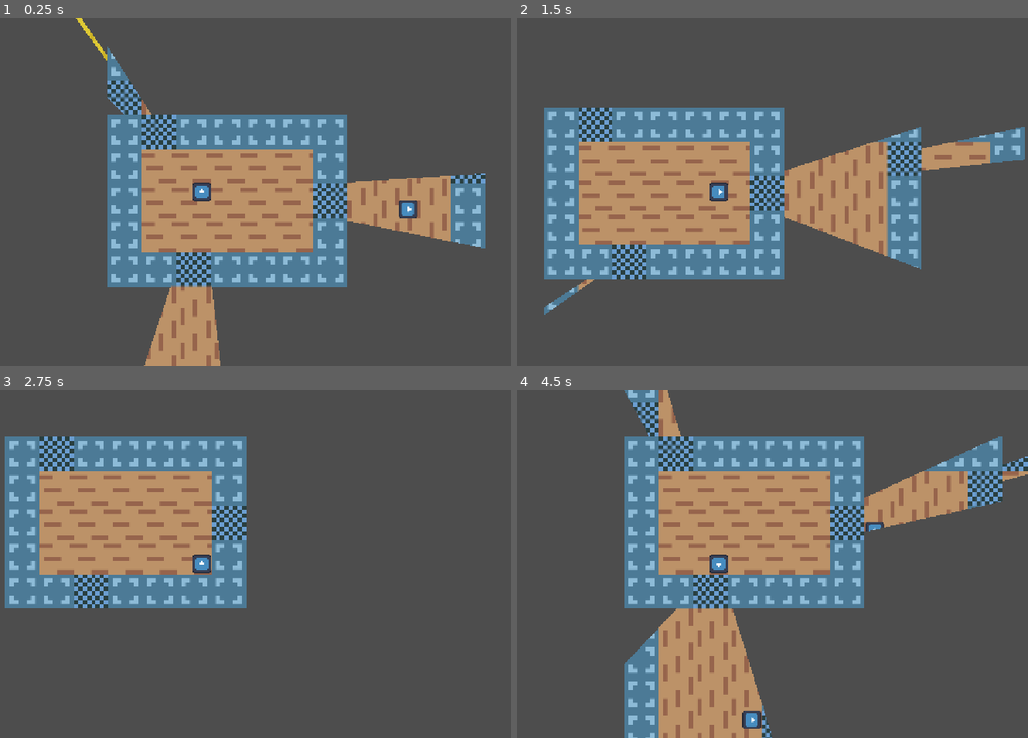
Above: before the commit, frames 1-4 (two rows, left to right).
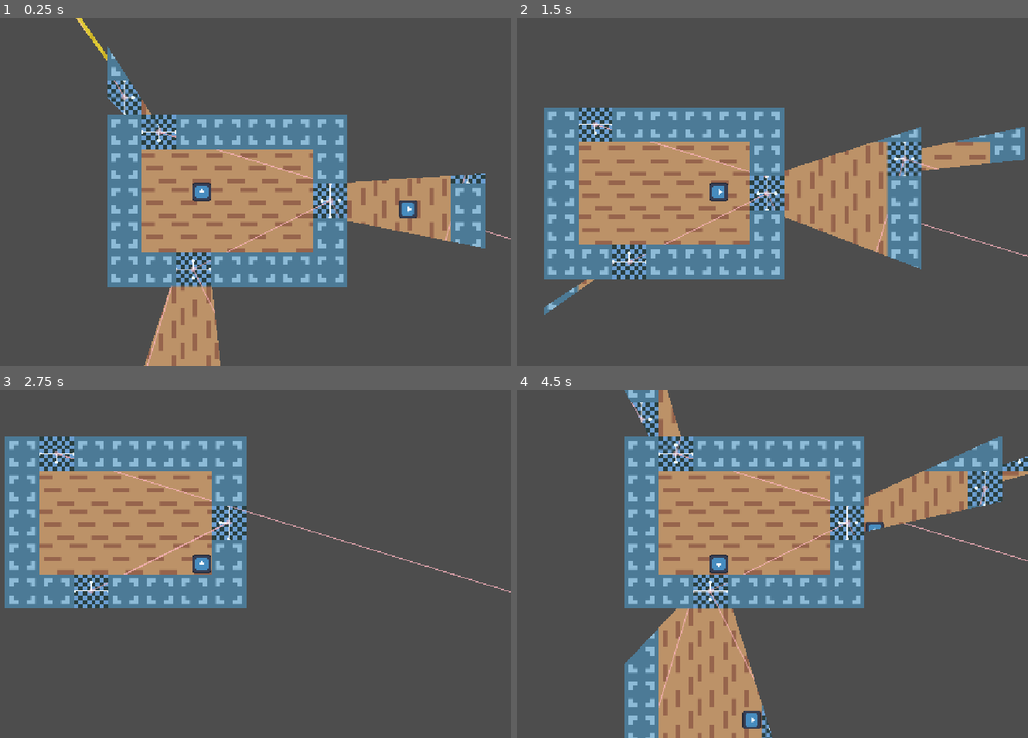
Above: after the commit, the same moments.

Repository: EfficiencySimplicity/godot-level-playground
Game: Godot game, scene res://Portals/demo/portal_testing.tscn
Same seed, same stepped clock (60 frames per second), same inputs: the game is played once before the commit and once after it. The engine's default icon, where the game draws it, is replaced by a stand-in: a white triangle on a blue panel in a dark square.
Inputs:
- Up to frame 1 (0.25 s): no input
- Up to frame 2 (1.5 s): tap Enter at 0.5 s; hold Right (Right) 0.53-1.28 s; hold Up (Movement) 0.53-1.28 s; hold Down (Down) from 1.28 s (still down); tap Up (Movement) at 1.35 s
- Up to frame 3 (2.75 s): release Down (Down) at 2.03 s; hold Right (Right) from 2.03 s (still down); hold Up (Movement) from 2.03 s (still down)
- Up to frame 4 (4.5 s): tap Space at 2.75 s; release Up (Movement) at 2.78 s; tap Up (Movement) at 2.85, 4.35 s; tap Enter at 3.5 s; release Right (Right) at 3.53 s; hold Up (Movement) 3.53-4.28 s; hold Left (Left) from 3.53 s (still down)

The runs differ from the first frame. In frame 1, 0.5% of the frame differs, in the area x 15-100%, y 0-100%; in frame 2, 0.5%; in frame 3, 0.5%; in frame 4, 0.7%, in the area x 22-100%, y 3-98%.

Commit message:
Added Portal documentation + better drawing!

Diff:
--- a/Portals/demo/portal_testing.tscn
+++ b/Portals/demo/portal_testing.tscn
@@ -55,6 +55,7 @@
 room = NodePath("../../PortalRoom")
 other = NodePath("../../../Room2/Sprite2D3/Portal")
 width = 64.0
+debug = true
 metadata/_custom_type_script = "uid://dfy4j7gwujpwa"
 
 [node name="Sprite2D2" type="Sprite2D" parent="Room1" unique_id=1283948828]
@@ -70,6 +71,7 @@
 room = NodePath("../../PortalRoom")
 other = NodePath("../../Sprite2D3/Portal")
 width = 64.0
+debug = true
 metadata/_custom_type_script = "uid://dfy4j7gwujpwa"
 
 [node name="Sprite2D3" type="Sprite2D" parent="Room1" unique_id=535523429]
@@ -85,6 +87,7 @@
 room = NodePath("../../PortalRoom")
 other = NodePath("../../Sprite2D2/Portal")
 width = 64.0
+debug = true
 metadata/_custom_type_script = "uid://dfy4j7gwujpwa"
 
 [node name="Room2" type="Node2D" parent="." unique_id=1738648032]
@@ -108,6 +111,7 @@
 room = NodePath("../../PortalRoom")
 other = NodePath("../../Sprite2D2/Portal")
 width = 64.0
+debug = true
 metadata/_custom_type_script = "uid://dfy4j7gwujpwa"
 
 [node name="Sprite2D2" type="Sprite2D" parent="Room2" unique_id=65018631]
@@ -124,6 +128,7 @@
 room = NodePath("../../PortalRoom")
 other = NodePath("../../Sprite2D/Portal")
 width = 64.0
+debug = true
 metadata/_custom_type_script = "uid://dfy4j7gwujpwa"
 
 [node name="Sprite2D3" type="Sprite2D" parent="Room2" unique_id=1459230316]
@@ -139,6 +144,7 @@
 room = NodePath("../../PortalRoom")
 other = NodePath("../../../Room1/Sprite2D/Portal")
 width = 64.0
+debug = true
 metadata/_custom_type_script = "uid://dfy4j7gwujpwa"
 
 [node name="Sprite2D4" type="Sprite2D" parent="Room2" unique_id=1897474517]
@@ -154,6 +160,7 @@
 room = NodePath("../../PortalRoom")
 other = NodePath("../../../Room3/Sprite2D3/Portal")
 width = 64.0
+debug = true
 metadata/_custom_type_script = "uid://dfy4j7gwujpwa"
 
 [node name="Room3" type="Node2D" parent="." unique_id=748257415]
@@ -177,6 +184,7 @@
 room = NodePath("../../PortalRoom")
 other = NodePath("../../Sprite2D2/Portal")
 width = 256.0
+debug = true
 metadata/_custom_type_script = "uid://dfy4j7gwujpwa"
 
 [node name="Sprite2D2" type="Sprite2D" parent="Room3" unique_id=1324548758]
@@ -193,6 +201,7 @@
 room = NodePath("../../PortalRoom")
 other = NodePath("../../Sprite2D/Portal")
 width = 256.0
+debug = true
 metadata/_custom_type_script = "uid://dfy4j7gwujpwa"
 
 [node name="Sprite2D3" type="Sprite2D" parent="Room3" unique_id=6672364]
@@ -208,6 +217,7 @@
 room = NodePath("../../PortalRoom")
 other = NodePath("../../../Room2/Sprite2D4/Portal")
 width = 64.0
+debug = true
 metadata/_custom_type_script = "uid://dfy4j7gwujpwa"
 
 [node name="Sprite2D4" type="Sprite2D" parent="Room3" unique_id=542865214]
@@ -223,6 +233,7 @@
 room = NodePath("../../PortalRoom")
 other = NodePath("../../../Room4/Sprite2D/Portal")
 width = 128.0
+debug = true
 metadata/_custom_type_script = "uid://dfy4j7gwujpwa"
 
 [node name="Room4" type="Node2D" parent="." unique_id=808540087]
@@ -246,6 +257,7 @@
 room = NodePath("../../PortalRoom")
 other = NodePath("../../../Room3/Sprite2D4/Portal")
 width = 128.0
+debug = true
 metadata/_custom_type_script = "uid://dfy4j7gwujpwa"
 
 [node name="Left" type="Sprite2D" parent="Room4" unique_id=905214939]
@@ -261,6 +273,7 @@
 room = NodePath("../../PortalRoom")
 other = NodePath("../../Rotator/AnimatableBody2D/Left/Portal")
 width = 128.0
+debug = true
 metadata/_custom_type_script = "uid://dfy4j7gwujpwa"
 
 [node name="Up" type="Sprite2D" parent="Room4" unique_id=725733696]
@@ -275,6 +288,7 @@
 room = NodePath("../../PortalRoom")
 other = NodePath("../../Rotator/AnimatableBody2D/Up/Portal")
 width = 128.0
+debug = true
 metadata/_custom_type_script = "uid://dfy4j7gwujpwa"
 
 [node name="Right" type="Sprite2D" parent="Room4" unique_id=159715894]
@@ -290,6 +304,7 @@
 room = NodePath("../../PortalRoom")
 other = NodePath("../../Rotator/AnimatableBody2D/Right/Portal")
 width = 128.0
+debug = true
 metadata/_custom_type_script = "uid://dfy4j7gwujpwa"
 
 [node name="Down" type="Sprite2D" parent="Room4" unique_id=1669064599]
@@ -305,6 +320,7 @@
 room = NodePath("../../PortalRoom")
 other = NodePath("../../Rotator/AnimatableBody2D/Down/Portal")
 width = 128.0
+debug = true
 metadata/_custom_type_script = "uid://dfy4j7gwujpwa"
 
 [node name="Rotator" type="Area2D" parent="Room4" unique_id=41126308]
@@ -379,6 +395,7 @@
 room = NodePath("../../../../PortalRoom")
 other = NodePath("../../../../Right/Portal")
 width = 128.0
+debug = true
 metadata/_custom_type_script = "uid://dfy4j7gwujpwa"
 
 [node name="Down" type="Sprite2D" parent="Room4/Rotator/AnimatableBody2D" unique_id=786779435]
@@ -393,6 +410,7 @@
 room = NodePath("../../../../PortalRoom")
 other = NodePath("../../../../Down/Portal")
 width = 128.0
+debug = true
 metadata/_custom_type_script = "uid://dfy4j7gwujpwa"
 
 [node name="Left" type="Sprite2D" parent="Room4/Rotator/AnimatableBody2D" unique_id=100430208]
@@ -408,6 +426,7 @@
 room = NodePath("../../../../PortalRoom")
 other = NodePath("../../../../Left/Portal")
 width = 128.0
+debug = true
 metadata/_custom_type_script = "uid://dfy4j7gwujpwa"
 
 [node name="Up" type="Sprite2D" parent="Room4/Rotator/AnimatableBody2D" unique_id=1968274391]
@@ -423,6 +442,7 @@
 room = NodePath("../../../../PortalRoom")
 other = NodePath("../../../../Up/Portal")
 width = 128.0
+debug = true
 metadata/_custom_type_script = "uid://dfy4j7gwujpwa"
 
 [node name="TileMapLayer" type="TileMapLayer" parent="." unique_id=1405045613]
--- a/Portals/portal.gd
+++ b/Portals/portal.gd
@@ -1,9 +1,17 @@
 @tool
 class_name Portal extends Node2D
 
+## The Portal class is basically just a plane that connects to another Portal,
+## And handles transforms between the two.
+## A Portable queries the Portals in the room it's in to manage teleportation
+## A PortalOrigin uses the Portals in the room it's in to collect and render out ViewMeshes
+
+## The PortalRoom this Portal belongs to
 @export var room: PortalRoom
+## The Portal this one links to
 @export var other: Portal
 
+## The width of the Portal; independent of any actual scaling in-game
 @export var width: float:
 	set(v):
 		width = v
@@ -14,6 +22,8 @@
 		debug = v
 		queue_redraw()
 
+# TODO: this can happen in the getter / setter
+## Conects this portal to another; setting the 'other' property of each.
 func connect_portal(_other: Portal):
 	other = _other
 	other.other = self
@@ -22,14 +32,25 @@
 func _draw():
 	if !debug: return
 
+	# https://www.reddit.com/r/godot/comments/9aaejq/how_do_i_draw_in_global_coordinates_from_a_node2d/
+	# https://docs.godotengine.org/en/stable/classes/class_canvasitem.html#class-canvasitem-method-draw-set-transform
+	draw_set_transform_matrix(global_transform.affine_inverse())
+
 	if other:
-		draw_line(to_local(global_position), to_local(other.global_position), Color.CRIMSON, 2.0)
-		draw_circle(to_local(global_position), 5, Color.GREEN_YELLOW)
+		var c = Color.LIGHT_PINK
+		c.a = .5
+		draw_line(global_position, other.global_position, c, 2)
+		draw_circle(global_position, 5, c)
 
-	draw_circle(to_local(get_start()), 5, Color.RED)
-	draw_circle(to_local(get_end()), 5, Color.RED)
-	draw_line(to_local(global_position), to_local(global_position + get_normal() * 16), Color.WHITE)
+	draw_circle(get_start(), 3, Color.AZURE)
+	draw_circle(get_end(), 3, Color.AZURE)
+	draw_line(get_start(), get_end(), Color.WHITE)
 
+	var line_end = global_position + get_normal() * 16
+	draw_line(global_position, line_end, Color.WHITE)
+	draw_circle(line_end, 3, Color.AZURE)
+
+## Takes an Orientation and transforms it through the portal
 func port(orientation: Orientation) -> Orientation:
 	var relative_pos = orientation.pos - global_position
 	# https://github.com/godotengine/godot-proposals/discussions/9996
@@ -37,35 +58,54 @@
 	var new = Orientation.new(other.global_position, rot_difference).map_vector2(relative_pos)
 	return Orientation.new(new, orientation.rot + rot_difference)
 
+## Takes a Vector2 and transforms it through the portal
 func port_pos(pos: Vector2) -> Vector2:
 	return Orientation.new(other.global_position, rotation_change_through()).map_vector2(pos - self.global_position)
 
-
+## Is this point in front of the portal? Points right on the portal are considered behind it.
+## This doesn't take width into account; the portal is considered an infinite line
+## splitting the world in twain
 func is_in_front(pos: Vector2):
 	return Vector2.from_angle(global_rotation + deg_to_rad(90)).dot(pos - global_position) > 0
 
+## A normalized vector pointing 'forwards' out of the portal; When is_in_front() is true,
+## that means this vector is pointing roughly at you
 func get_normal():
 	return Vector2.from_angle(deg_to_rad(global_rotation_degrees + 90))
 
+## A normalized vector pointing 'out' of the portal; when you are walking towards a portal,
+## you are walking in roughly the same direction as this vector
 func get_out_normal():
 	return get_normal() * -1
 
+## The distance from a point to the portal; this imagines the portal as an infinite line
+## and the distance is to the nearest point on that line.
+## If you are behind the portal, the distance is negative.
 func distance_to(point: Vector2) -> float:
 	return (get_start() - point).dot(get_out_normal())
 
+## Gets a point and a direction and finds where the point will hit the portal
+## if it continues in that direction. It imagines the portal as an infinite line.
+## Allows you to pass on extra arguments so you can cache 'em yourself.
 func cast_on(point: Vector2, dir: Vector2, distance = null, distance_along_self = null) -> Vector2:
 	if !distance: distance = distance_to(point)
 	if !distance_along_self: distance_along_self = dir.dot(get_out_normal())
 	return point + dir * (distance / distance_along_self)
 
+## Gets a normalized vector from the start of the portal to the end;
+## if your portal is a door, the direction from the hinges to the handle (assuming the door's closed).
 func get_vec_along():
 	return (get_end() - get_start()).normalized()
 
+## The starting point of the portal; if your portal is a door, the side where the hinges are
 func get_start():
 	return global_position - (Vector2.from_angle(global_rotation) * (width / 2) * .99)
 
+## The ending point of the portal; if your portal is a door, the side where the handle is
 func get_end():
 	return global_position + (Vector2.from_angle(global_rotation) * (width / 2) * .99)
 
+## If you walk through the portal, this is how many degrees you'll have to turn
+## to be facing the same direction relative to the portal you come out of
 func rotation_change_through():
 	return fmod((other.global_rotation_degrees + 180) - global_rotation_degrees, 360)
